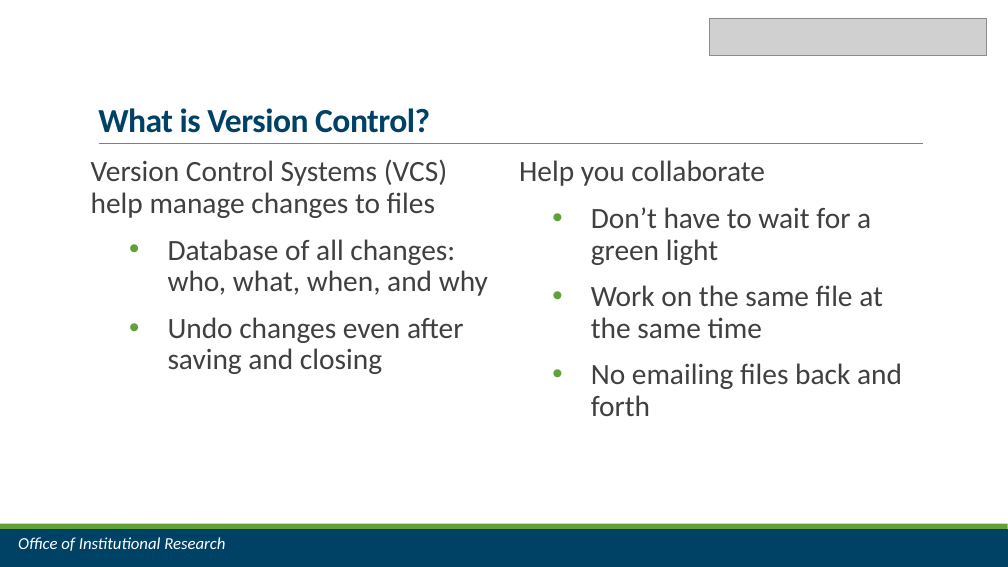
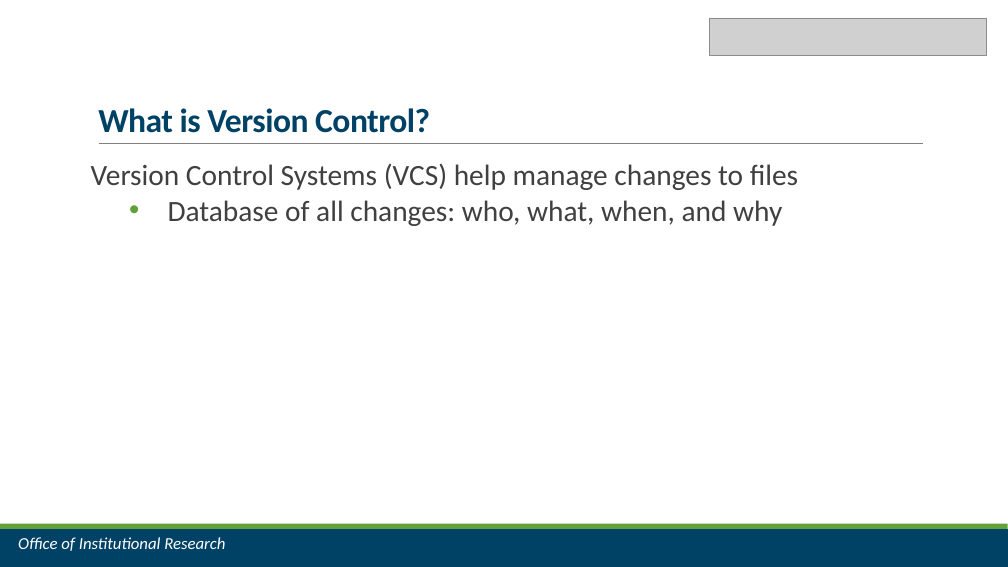
Before and after one commit to jrf1111/Do-You-Git-It-Now, a slide deck: slide 3 of Do You Git It Now.pptx. Drawn at 1008x567 pixels with LibreOffice and Linux fonts; fonts in the diff are those of the drawing; grey boxes stand for pictures. Boxes give left, top, right and bottom in pixels: in the first picture for what was removed or moved away, otherwise in the second. Text is boxed around its words. In the diff, an @@ line names an element or a change of style, - is before the commit and + after.

```diff
--- a/Do You Git It Now.pptx
+++ b/Do You Git It Now.pptx
@@ text "Version Control Systems (VCS) help ..." at box(91, 164, 798, 226): line spacing 0.9 to 1; less space between paragraphs; columns 2 to 1 @@
@@ text at box(168, 160, 902, 416): paragraphs removed @@
-• Undo changes even after saving and closing
-Help you collaborate
-• Don’t have to wait for a green light
-• Work on the same file at the same time
-• No emailing files back and forth
```
Also in this commit, not shown: 9 other slides changed, 3 slides added, 1 slide removed, 18 other files.
